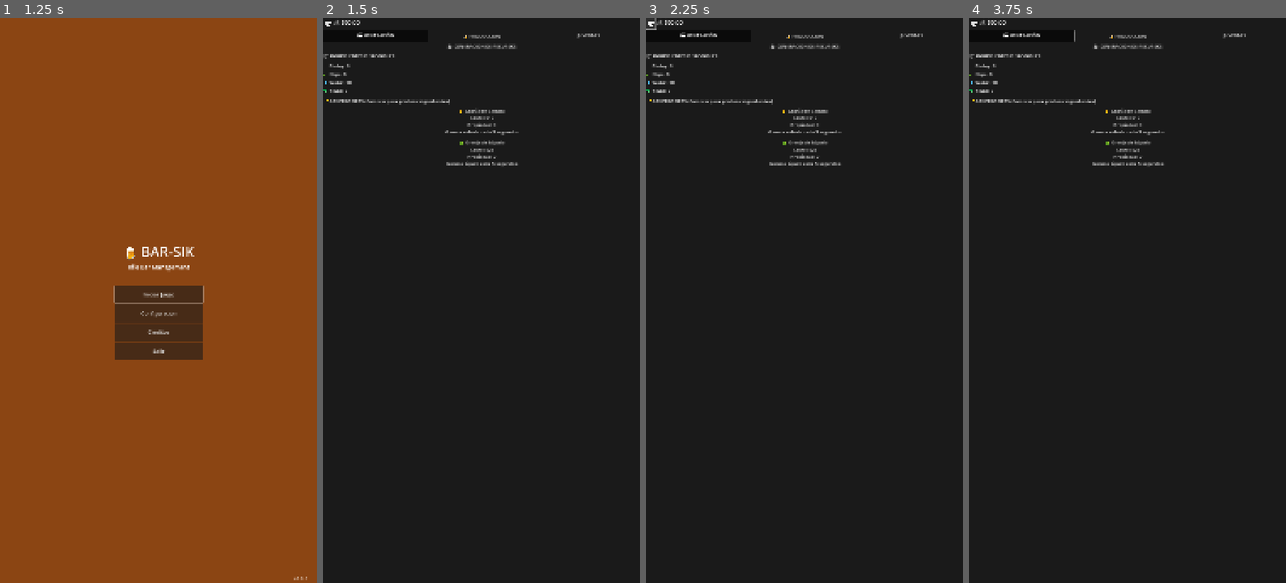
Above: before the commit, frames 1-4 (left to right).
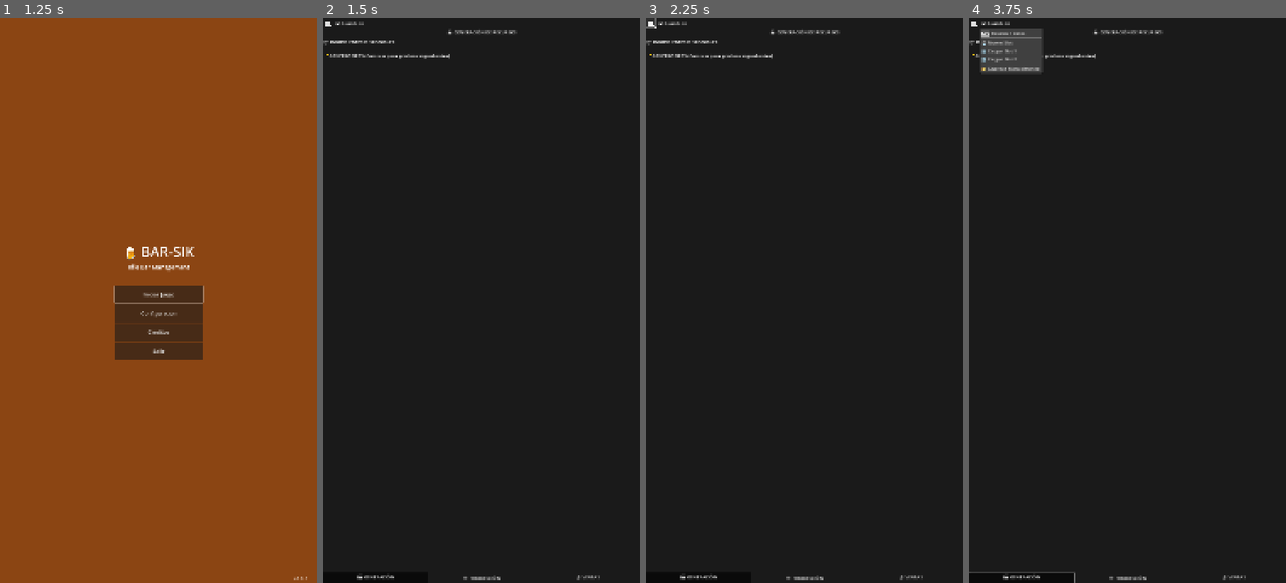
Above: after the commit, the same moments.

Repository: Kavalieri/bar-sik
Game: Godot game, scene res://scenes/SplashScreen.tscn
Same seed, same stepped clock (60 frames per second), same inputs: the game is played once before the commit and once after it.
Inputs (mouse positions are in pixels of both pictures, inside the frame that each line leads up to):
- Up to frame 1 (1.25 s): tap Enter at 0.5 s; move the mouse to (228, 272) at 0.52 s; click (228, 272) at 0.67 s
- Up to frame 2 (1.5 s): click "Iniciar Juego" at 1.25 s
- Up to frame 3 (2.25 s): click "⏸️" at 2 s
- Up to frame 4 (3.75 s): click "🏭 GENERACIÓN" at 2.75 s; click (994, 23) at 3.5 s, where only the run after the commit has a clickable "💾 Guardado"

Frame 1 is identical in both runs. In frame 2, 1.7% of the frame differs, in the area x 0-88%, y 0-100%; in frame 3, 1.7%; in frame 4, 3.0%.
Error before the commit: Invalid call. Nonexistent function 'go_to_scene' in base 'Node (Router.gd)'. (res://scripts/GameScene.gd:428)
Error after the commit: Parse Error: Function "get_default_save_data" has the same name as a previously declared function. (res://singletons/SaveSystem.gd:187)

Commit message:
Feature: Fix go_to_scene error and enhance UI with save management
✅ Fixes:
- Fixed: go_to_scene -> goto_scene function call error
- Router: Added save management functions (reset, slots)
- SaveSystem: Added reset_to_defaults and slot management

🎨 UI Improvements:
- Moved navigation tabs to bottom of screen
- Added save management menu in top panel
- MenuButton with reset, slots, and manual save options
- Enhanced TabNavigator with save functionality

🍺 New Features:
- Reset save data functionality
- Multiple save slot support (basic implementation)
- Manual save option in UI
- Better UX with bottom navigation

Diff:
--- a/project/scenes/TabNavigator.tscn
+++ b/project/scenes/TabNavigator.tscn
@@ -31,33 +31,14 @@
 size_flags_horizontal = 0
 text = "⏸️"
 
+[node name="SaveMenuButton" type="MenuButton" parent="MainContainer/TopPanel"]
+layout_mode = 2
+size_flags_horizontal = 0
+text = "💾 Guardado"
+
 [node name="CurrencyContainer" type="HBoxContainer" parent="MainContainer/TopPanel"]
 layout_mode = 2
 size_flags_horizontal = 3
-
-[node name="TabButtons" type="HBoxContainer" parent="MainContainer"]
-layout_mode = 2
-size_flags_vertical = 0
-alignment = 1
-
-[node name="GenerationTab" type="Button" parent="MainContainer/TabButtons"]
-layout_mode = 2
-size_flags_horizontal = 3
-toggle_mode = true
-button_pressed = true
-text = "🏭 GENERACIÓN"
-
-[node name="ProductionTab" type="Button" parent="MainContainer/TabButtons"]
-layout_mode = 2
-size_flags_horizontal = 3
-toggle_mode = true
-text = "🍺 PRODUCCIÓN"
-
-[node name="SalesTab" type="Button" parent="MainContainer/TabButtons"]
-layout_mode = 2
-size_flags_horizontal = 3
-toggle_mode = true
-text = "💰 VENTAS"
 
 [node name="ContentContainer" type="Control" parent="MainContainer"]
 layout_mode = 2
@@ -97,3 +78,27 @@
 
 [node name="SalesPanelInstance" parent="MainContainer/ContentContainer/SalesPanel" instance=ExtResource("4_sales_panel")]
 layout_mode = 1
+
+[node name="BottomNavigation" type="HBoxContainer" parent="MainContainer"]
+layout_mode = 2
+size_flags_vertical = 0
+alignment = 1
+
+[node name="GenerationTab" type="Button" parent="MainContainer/BottomNavigation"]
+layout_mode = 2
+size_flags_horizontal = 3
+toggle_mode = true
+button_pressed = true
+text = "🏭 GENERACIÓN"
+
+[node name="ProductionTab" type="Button" parent="MainContainer/BottomNavigation"]
+layout_mode = 2
+size_flags_horizontal = 3
+toggle_mode = true
+text = "⚒️ PRODUCCIÓN"
+
+[node name="SalesTab" type="Button" parent="MainContainer/BottomNavigation"]
+layout_mode = 2
+size_flags_horizontal = 3
+toggle_mode = true
+text = "💰 VENTAS"
--- a/project/scripts/GameScene.gd
+++ b/project/scripts/GameScene.gd
@@ -97,6 +97,8 @@
 	# Conectar señales del TabNavigator
 	tab_navigator.tab_changed.connect(_on_tab_changed)
 	tab_navigator.pause_pressed.connect(_on_pause_pressed)
+	tab_navigator.save_data_reset_requested.connect(_on_reset_data_requested)
+	tab_navigator.new_save_slot_requested.connect(_on_new_slot_requested)
 
 	# Setup de cada panel
 	generation_panel.setup_resources(game_data)
@@ -425,7 +427,7 @@
 func _on_pause_pressed() -> void:
 	print("⏸️ Pausa presionada")
 	if Router:
-		Router.go_to_scene("res://scenes/MainMenu.tscn")
+		Router.goto_scene("main_menu")
 
 
 ## EVENTOS Y GUARDADO
@@ -458,4 +460,17 @@
 	save_timer.wait_time = 30.0
 	save_timer.autostart = true
 	save_timer.timeout.connect(_save_game)
+
+
+## GESTIÓN DE GUARDADO
+func _on_reset_data_requested() -> void:
+	print("🗑️ Reseteando datos del juego...")
+	if Router:
+		Router.reset_save_data()
+
+
+func _on_new_slot_requested(slot_name: String) -> void:
+	print("💾 Creando nuevo slot: ", slot_name)
+	if Router:
+		Router.create_new_save_slot(slot_name)
 	add_child(save_timer)
--- a/project/scripts/TabNavigator.gd
+++ b/project/scripts/TabNavigator.gd
@@ -3,12 +3,13 @@
 ## Maneja la navegación entre GenerationPanel, ProductionPanel y SalesPanel
 
 @onready var pause_button: Button = $MainContainer/TopPanel/PauseButton
+@onready var save_menu_button: MenuButton = $MainContainer/TopPanel/SaveMenuButton
 @onready var currency_container: HBoxContainer = $MainContainer/TopPanel/CurrencyContainer
 
-# Botones de pestañas
-@onready var generation_tab: Button = $MainContainer/TabButtons/GenerationTab
-@onready var production_tab: Button = $MainContainer/TabButtons/ProductionTab
-@onready var sales_tab: Button = $MainContainer/TabButtons/SalesTab
+# Botones de pestañas (ahora en la parte inferior)
+@onready var generation_tab: Button = $MainContainer/BottomNavigation/GenerationTab
+@onready var production_tab: Button = $MainContainer/BottomNavigation/ProductionTab
+@onready var sales_tab: Button = $MainContainer/BottomNavigation/SalesTab
 
 # Paneles de contenido
 @onready var generation_panel: Control = $MainContainer/ContentContainer/GenerationPanel
@@ -22,6 +23,8 @@
 # Señales para comunicación con GameScene
 signal tab_changed(tab_name: String)
 signal pause_pressed
+signal save_data_reset_requested
+signal new_save_slot_requested(slot_name: String)
 
 
 func _ready() -> void:
@@ -39,6 +42,9 @@
 
 	# Setup pause button
 	pause_button.pressed.connect(_on_pause_pressed)
+
+	# Setup menú de guardado
+	_setup_save_menu()
 
 
 func _connect_signals() -> void:
@@ -106,4 +112,62 @@
 
 
 func _on_pause_pressed() -> void:
+	print("⏸️ Botón pausa presionado")
 	pause_pressed.emit()
+
+
+## MENÚ DE GUARDADO
+func _setup_save_menu() -> void:
+	var popup = save_menu_button.get_popup()
+
+	# Limpiar opciones existentes
+	popup.clear()
+
+	# Agregar opciones del menú
+	popup.add_item("🗑️ Resetear Datos", 0)
+	popup.add_separator()
+	popup.add_item("💾 Nuevo Slot", 1)
+	popup.add_item("🔄 Cargar Slot 1", 2)
+	popup.add_item("🔄 Cargar Slot 2", 3)
+	popup.add_separator()
+	popup.add_item("📁 Guardar Manualmente", 4)
+
+	# Conectar señal del popup
+	popup.id_pressed.connect(_on_save_menu_option_selected)
+
+
+func _on_save_menu_option_selected(id: int) -> void:
+	match id:
+		0:  # Resetear datos
+			_confirm_reset_data()
+		1:  # Nuevo slot
+			_request_new_slot()
+		2:  # Cargar slot 1
+			_load_slot(1)
+		3:  # Cargar slot 2
+			_load_slot(2)
+		4:  # Guardar manualmente
+			_save_current_data()
+
+
+func _confirm_reset_data() -> void:
+	print("🗑️ Solicitando reset de datos...")
+	# Emitir señal para que GameScene maneje el reset
+	save_data_reset_requested.emit()
+
+
+func _request_new_slot() -> void:
+	print("💾 Solicitando nuevo slot...")
+	new_save_slot_requested.emit("Nuevo Slot")
+
+
+func _load_slot(slot_id: int) -> void:
+	print("🔄 Cargando slot: ", slot_id)
+	if Router:
+		Router.switch_save_slot(slot_id)
+
+
+func _save_current_data() -> void:
+	print("📁 Guardando datos manualmente...")
+	if GameEvents:
+		GameEvents.save_data_requested.emit()
--- a/project/singletons/Router.gd
+++ b/project/singletons/Router.gd
@@ -15,12 +15,14 @@
 	"credits": "res://scenes/Credits.tscn"
 }
 
+
 func _ready() -> void:
 	print("🧭 Router inicializado")
 
 	# Obtener la escena actual
 	var root = get_tree().root
 	current_scene = root.get_child(root.get_child_count() - 1)
+
 
 ## Navegar a una nueva escena
 func goto_scene(scene_key: String) -> void:
@@ -30,6 +32,7 @@
 
 	var scene_path = SCENES[scene_key]
 	goto_scene_path(scene_path)
+
 
 ## Navegar usando ruta directa
 func goto_scene_path(scene_path: String) -> void:
@@ -42,6 +45,7 @@
 
 	# Esta función se ejecuta en un hilo diferente para evitar bloqueos
 	call_deferred("_deferred_goto_scene", scene_path)
+
 
 ## Función interna para cambio diferido de escena
 func _deferred_goto_scene(scene_path: String) -> void:
@@ -66,6 +70,7 @@
 
 	print("✅ Escena cargada exitosamente")
 
+
 ## Recargar la escena actual
 func reload_current_scene() -> void:
 	if current_scene and current_scene.scene_file_path:
@@ -73,11 +78,13 @@
 	else:
 		push_error("❌ No se puede recargar: escena actual no válida")
 
+
 ## Verificar si una escena existe
 func scene_exists(scene_key: String) -> bool:
 	if not SCENES.has(scene_key):
 		return false
 	return FileAccess.file_exists(SCENES[scene_key])
+
 
 ## Obtener el nombre de la escena actual
 func get_current_scene_name() -> String:
@@ -85,7 +92,33 @@
 		return current_scene.name
 	return ""
 
+
 ## Salir del juego (con confirmación en debug)
 func quit_game() -> void:
 	print("🚪 Saliendo del juego...")
 	get_tree().quit()
+
+
+## GESTIÓN DE GUARDADO
+## Resetear datos de guardado
+func reset_save_data() -> void:
+	print("🗑️ Reseteando datos de guardado...")
+	if SaveSystem:
+		SaveSystem.reset_to_defaults()
+		# Recargar escena actual para aplicar cambios
+		reload_current_scene()
+
+
+## Crear nuevo slot de guardado
+func create_new_save_slot(slot_name: String = "") -> void:
+	print("💾 Creando nuevo slot de guardado...")
+	if SaveSystem:
+		SaveSystem.create_new_slot(slot_name)
+
+
+## Cambiar slot activo
+func switch_save_slot(slot_id: int) -> void:
+	print("🔄 Cambiando a slot de guardado: ", slot_id)
+	if SaveSystem:
+		SaveSystem.switch_to_slot(slot_id)
+		reload_current_scene()
--- a/project/singletons/SaveSystem.gd
+++ b/project/singletons/SaveSystem.gd
@@ -172,3 +172,40 @@
 	if what == NOTIFICATION_WM_CLOSE_REQUEST:
 		print("💾 Guardando al cerrar aplicación...")
 		# El GameManager debería manejar el guardado real
+
+
+## GESTIÓN DE SLOTS Y RESET
+## Resetear a valores por defecto
+func reset_to_defaults() -> void:
+	print("🗑️ Reseteando datos a valores por defecto...")
+	var default_data = get_default_save_data()
+	save_game_data(default_data["game_data"])
+	print("✅ Datos reseteados exitosamente")
+
+
+## Obtener datos por defecto para nuevo juego
+func get_default_save_data() -> Dictionary:
+	return {
+		"version": "0.2.0",
+		"timestamp": Time.get_unix_time_from_system(),
+		"game_data":
+		{
+			"money": 50.0,
+			"resources": {"water": 10, "barley": 5, "hops": 3, "basic_beer": 0, "premium_beer": 0},
+			"generators": {"barley_farm": 0, "hops_farm": 0},
+			"stations": {"brewery": 1, "bar_station": 0}
+		}
+	}
+
+
+## Crear nuevo slot de guardado (funcionalidad básica)
+func create_new_slot(slot_name: String = "") -> void:
+	print("💾 Creando nuevo slot: ", slot_name if slot_name != "" else "Sin nombre")
+	reset_to_defaults()
+
+
+## Cambiar slot activo (funcionalidad básica)
+func switch_to_slot(slot_id: int) -> void:
+	print("🔄 Cambiando a slot: ", slot_id)
+	# Por ahora solo carga los datos actuales
+	load_game_data()
